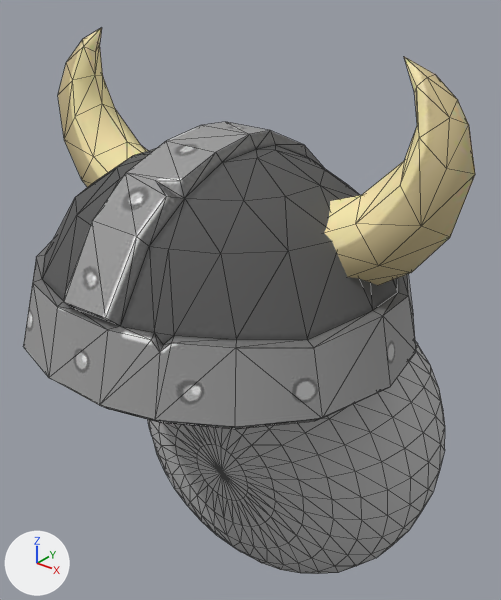
What one commit did to the glTF model public/Slime_01_Viking.glb.
Before and after are seen from a 50 mm camera at (-0.368, -0.722, 0.803) aimed at (-1.039, 0.116, 0.284). Lighting does not change. The marker at lower left points along +X, +Y and +Z. Mesh edges are drawn as thin lines. Where no turn or scale is listed for an object, it has been applied to the vertices.

Names of what the first picture shows: 'Slime_01', 'VikingHelmet'.
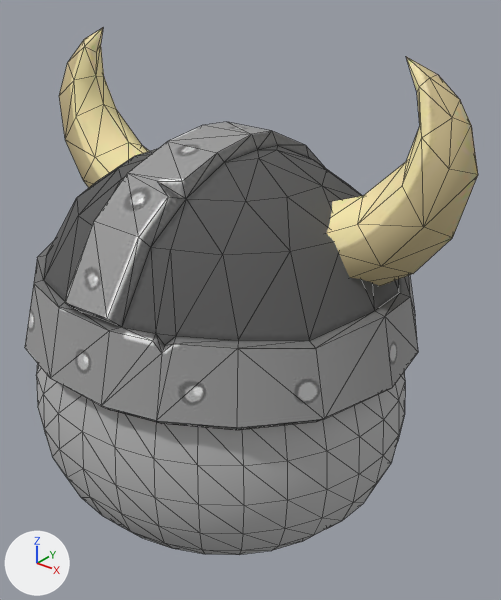
Boxes (x1, y1, x2, y2) around the edits, measured in the pictures (501 x 600 px):
'VikingHelmet', moved: before (23, 28, 475, 429); after (25, 28, 478, 430)
'Slime_01', turned: before (148, 342, 445, 574); after (36, 363, 405, 555)

What changed in the scene script:
```text
Change ob_vikinghelmet:
    ob_vikinghelmet.location: (-1.011, 0.0, 0.298) -> (-1.008, 0.0, 0.298)
Change ob_slime_01:
    ob_slime_01.rotation_euler: (-1.57, 0.0102, -0.00149) -> (-0.00089, -0.0102, 3.14)  # degrees (-90, 0.6, -0.1) -> degrees (-0.1, -0.6, 180)
```
